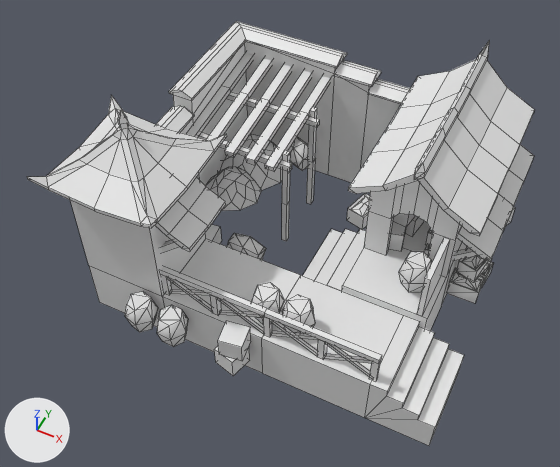
Renders of the COLLADA model art/meshes/structural/chin_farmstead.dae from each side of a commit.
Rendered twice from a 50 mm camera at (11.2, -25.9, 33.3) aimed at (-0.8, -1.9, 3.3). Arrows for +X, +Y and +Z are at lower left; the lights stay in place. Mesh edges are drawn as thin lines. Where no turn or scale is listed for an object, it has been applied to the vertices. Vertices at the same position are counted once.
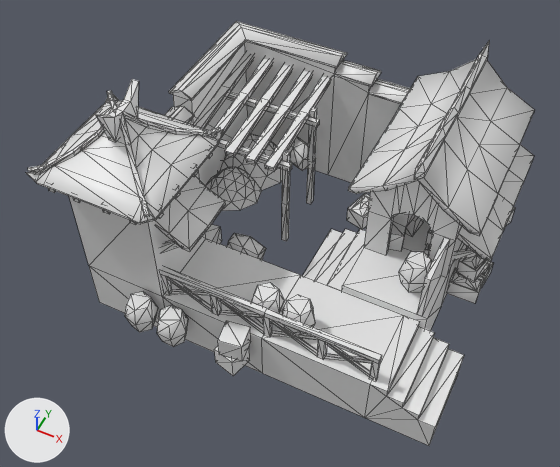
Pixel boxes [x1, y1, x2, y2] of what changed, in the pictures (560 x 467 px):
'Cube_000', reshaped: before [27, 21, 534, 446]; after [26, 21, 534, 446]
part 1 of me_cube_000, rebuilt: before [27, 95, 227, 228]; after [26, 94, 224, 224]
part 2 of me_cube_000, added: after [28, 79, 221, 225]

The change in detail:
Material 'Material_002_001_001_001' (mat_material_002_001_001_001) is new.
Its base color is (0.8, 0.8, 0.8) (white #e7e7e7).
Its roughness is 0.44.
me_cube_000 is used by ob_cube_000; location (0.0, 0.0, 0.0).
me_cube_000 had 1208 vertices, 1199 faces and spanned x -10.5..9.9, y -8.9..10.5, z -1.6..11.4.
me_cube_000 now has 1502 vertices, 2168 faces and spans x -10.4..9.9, y -8.9..10.5, z -1.6..12.1.
me_cube_000 part 1: the loose piece of 86 vertices spanning x -10.5..-3.8, y -8.3..-1.7, z 7.7..11.4 is rebuilt with 80 vertices and now spans x -10.4..-3.9, y -8.4..-1.8, z 8.6..11.0, in mat_material_002_001_001_001 (white #e7e7e7).
me_cube_000 part 2: 300 vertices added at x -10.4..-3.9, y -8.3..-1.8, z 8.2..12.1.
me_cube_000 now uses material mat_material_002_001_001_001 (white #e7e7e7).
